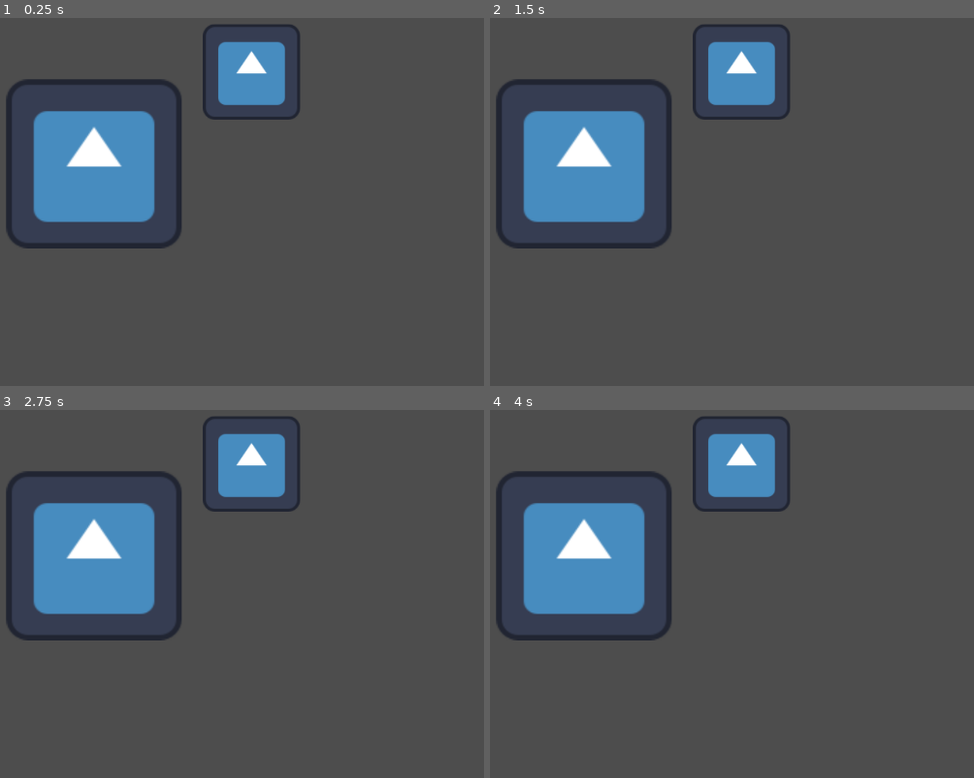
Above: before the commit, frames 1-4 (two rows, left to right).
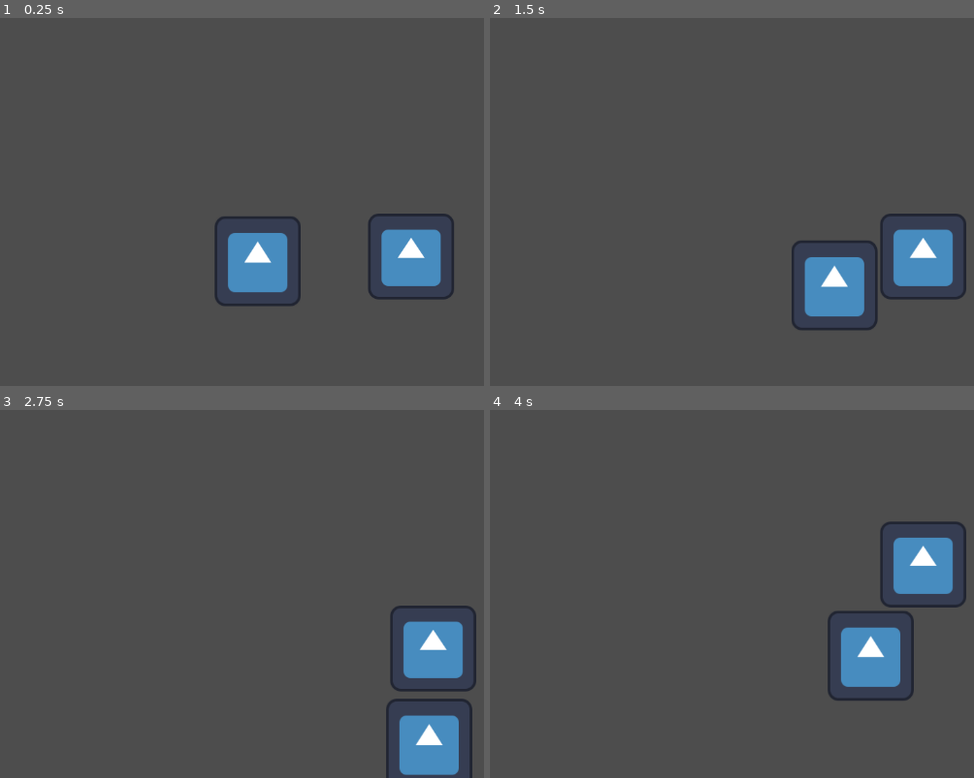
Above: after the commit, the same moments.

Repository: carlyehegemier/Lit-Games-HW5-Objectians
Game: Godot game, scene res://Scenes/my_first_scene.tscn
Same seed, same stepped clock (60 frames per second), same inputs: the game is played once before the commit and once after it. Before the commit the project has no main scene; this scene is started directly in both runs. The engine's default icon, where the game draws it, is replaced by a stand-in: a white triangle on a blue panel in a dark square.
Inputs:
- Up to frame 1 (0.25 s): no input
- Up to frame 2 (1.5 s): tap Enter at 0.5 s; hold D (move_right, bound only after the commit) 0.53-1.28 s; hold S (move_down, bound only after the commit) from 1.28 s (still down)
- Up to frame 3 (2.75 s): release S (move_down, bound only after the commit) at 2.03 s; hold D (move_right, bound only after the commit) from 2.03 s (still down)
- Up to frame 4 (4 s): release D (move_right, bound only after the commit) at 2.78 s; hold W (move_up, bound only after the commit) 2.78-3.53 s; hold A (move_left, bound only after the commit) from 3.53 s (still down)

The runs differ from the first frame. In frame 1, 18% of the frame differs, in the area x 1-94%, y 1-79%; in frame 2, 18%; in frame 3, 18%; in frame 4, 18%.

Commit message:
made controller

Diff:
--- a/Scenes/my_first_scene.tscn
+++ b/Scenes/my_first_scene.tscn
@@ -1,15 +1,43 @@
-[gd_scene load_steps=2 format=3 uid="uid://drp4muc5u6qch"]
+[gd_scene load_steps=6 format=3 uid="uid://drp4muc5u6qch"]
 
 [ext_resource type="Texture2D" uid="uid://w1vm0ib8gkl7" path="res://icon.svg" id="1_cydre"]
+[ext_resource type="Script" path="res://Scripts/Rotate.gd" id="2_7dvwv"]
+[ext_resource type="Script" path="res://Scripts/character_controls.gd" id="3_y7v48"]
+
+[sub_resource type="RectangleShape2D" id="RectangleShape2D_yobjb"]
+size = Vector2(127.614, 129.445)
+
+[sub_resource type="RectangleShape2D" id="RectangleShape2D_gvxoh"]
+size = Vector2(124, 125)
 
 [node name="Node2D" type="Node2D"]
+position = Vector2(234, 126)
+script = ExtResource("2_7dvwv")
 
-[node name="Icon-Parent" type="Sprite2D" parent="."]
-position = Vector2(403.625, 317)
-scale = Vector2(2.03711, 1.96484)
+[node name="CharacterBody2D" type="CharacterBody2D" parent="."]
+position = Vector2(413, 336)
+scale = Vector2(1.00302, 1.05064)
+script = ExtResource("3_y7v48")
+movement_coefficient = 2.0
+
+[node name="ParentLogo" type="Sprite2D" parent="CharacterBody2D"]
+scale = Vector2(1, 1)
 texture = ExtResource("1_cydre")
 
-[node name="Icon-Child" type="Sprite2D" parent="Icon-Parent"]
-position = Vector2(114.929, -69.7256)
-scale = Vector2(0.554499, 0.567553)
+[node name="CollisionShape2D" type="CollisionShape2D" parent="CharacterBody2D"]
+position = Vector2(-3.05176e-05, 3.05176e-05)
+scale = Vector2(1, 1)
+shape = SubResource("RectangleShape2D_yobjb")
+
+[node name="RigidBody2D" type="RigidBody2D" parent="."]
+position = Vector2(641, 329)
+gravity_scale = 1.66533e-16
+lock_rotation = true
+linear_damp = 30.0
+
+[node name="Icon" type="Sprite2D" parent="RigidBody2D"]
 texture = ExtResource("1_cydre")
+
+[node name="CollisionShape2D" type="CollisionShape2D" parent="RigidBody2D"]
+position = Vector2(0, -0.5)
+shape = SubResource("RectangleShape2D_gvxoh")
--- /dev/null
+++ b/Scripts/Rotate.gd
@@ -0,0 +1,12 @@
+extends Node2D
+@export var rotation_speed : float
+
+
+# Called when the node enters the scene tree for the first time.
+func _ready():
+	pass # Replace with function body.
+
+
+# Called every frame. 'delta' is the elapsed time since the previous frame.
+func _process(delta):
+	transform = transform.rotated_local(rotation_speed)
--- /dev/null
+++ b/Scripts/character_controls.gd
@@ -0,0 +1,36 @@
+extends CharacterBody2D
+@export var movement_coefficient : float
+
+
+# Called when the node enters the scene tree for the first time.
+func _ready():
+	pass # Replace with function body.
+
+
+# Called every frame. 'delta' is the elapsed time since the previous frame.
+func _process(delta):
+	var pre_collision_velocity
+	var additional_velocity = Vector2(0,0)
+	if Input.is_action_pressed("move_right"):
+		additional_velocity += Vector2(90,0)
+	if Input.is_action_pressed("move_left"):
+		additional_velocity -= Vector2(90,0)
+	if Input.is_action_pressed("move_up"):
+		additional_velocity -= Vector2(0,90)
+	if Input.is_action_pressed("move_down"):
+		additional_velocity += Vector2(0,90)
+	if Input.is_action_just_released("move_right") or Input.is_action_just_released("move_left") or Input.is_action_just_released("move_up") or Input.is_action_just_released("move_down"):
+		velocity = Vector2(0,0)
+
+	velocity = additional_velocity * movement_coefficient
+
+	pre_collision_velocity = velocity # velocity goes to 0,0 when we collide
+	move_and_slide()
+	for i in get_slide_collision_count():
+		var collision : KinematicCollision2D = get_slide_collision(i)
+		var collision_normal = collision.get_normal()
+		if collision_normal.x < 0 and pre_collision_velocity.x > 0:
+			collision_normal.x = -collision_normal.x
+		if collision_normal.y < 0 and pre_collision_velocity.y > 0:
+			collision_normal.y = -collision_normal.y
+		collision.get_collider().apply_impulse(pre_collision_velocity * collision_normal)
--- a/project.godot
+++ b/project.godot
@@ -11,5 +11,29 @@
 [application]
 
 config/name="My First Godot Project"
+run/main_scene="res://Scenes/my_first_scene.tscn"
 config/features=PackedStringArray("4.2", "Forward Plus")
 config/icon="res://icon.svg"
+
+[input]
+
+move_left={
+"deadzone": 0.5,
+"events": [Object(InputEventKey,"resource_local_to_scene":false,"resource_name":"","device":-1,"window_id":0,"alt_pressed":false,"shift_pressed":false,"ctrl_pressed":false,"meta_pressed":false,"pressed":false,"keycode":0,"physical_keycode":65,"key_label":0,"unicode":97,"echo":false,"script":null)
+]
+}
+move_up={
+"deadzone": 0.5,
+"events": [Object(InputEventKey,"resource_local_to_scene":false,"resource_name":"","device":-1,"window_id":0,"alt_pressed":false,"shift_pressed":false,"ctrl_pressed":false,"meta_pressed":false,"pressed":false,"keycode":0,"physical_keycode":87,"key_label":0,"unicode":119,"echo":false,"script":null)
+]
+}
+move_down={
+"deadzone": 0.5,
+"events": [Object(InputEventKey,"resource_local_to_scene":false,"resource_name":"","device":-1,"window_id":0,"alt_pressed":false,"shift_pressed":false,"ctrl_pressed":false,"meta_pressed":false,"pressed":false,"keycode":0,"physical_keycode":83,"key_label":0,"unicode":115,"echo":false,"script":null)
+]
+}
+move_right={
+"deadzone": 0.5,
+"events": [Object(InputEventKey,"resource_local_to_scene":false,"resource_name":"","device":-1,"window_id":0,"alt_pressed":false,"shift_pressed":false,"ctrl_pressed":false,"meta_pressed":false,"pressed":false,"keycode":0,"physical_keycode":68,"key_label":0,"unicode":100,"echo":false,"script":null)
+]
+}
